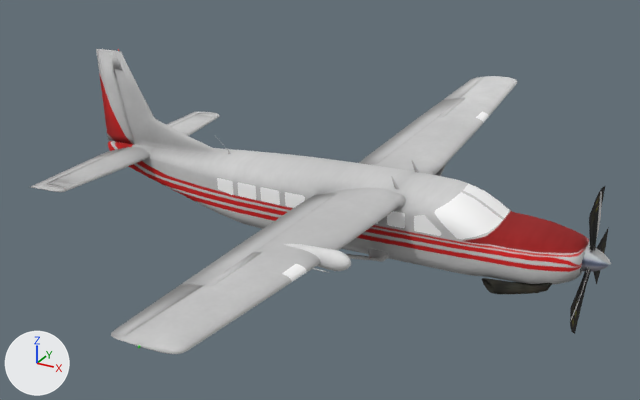
One commit to the glTF model c208/glTF2/C208.glb: the scene before it, then after it.
Rendered twice from a 50 mm lens placed at (6.87, -15.64, 8.42), pointed at (-1.78, 0.08, 0.56). The lights are fixed; the arrows at lower left show +X, +Y and +Z. Where no turn or scale is listed for an object, it has been applied to the vertices.

Objects in the first picture: 'aileronD', 'ailes', 'ailes2', 'bulbe', 'direction', 'echappe', 'fuselage', 'porteAD', 'propblur', 'propdisc', 'vitres', 'vitresAD', 'voletD', 'voletG'.
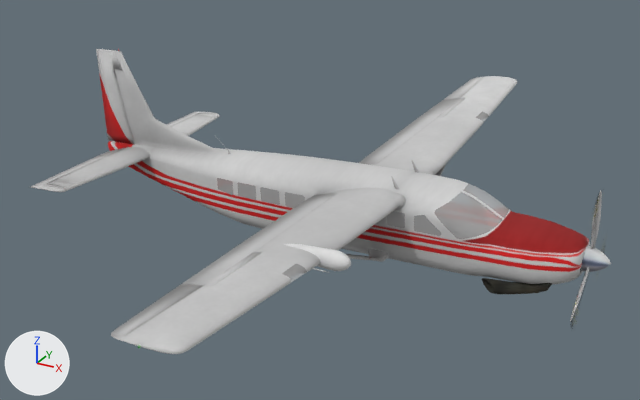
The newer file is also turned or shifted as a whole; pictures and numbers use the older file's frame.

Where the change shows, as pixel boxes [x1, y1, x2, y2] in the pictures (640 x 400 px):
'vitres', surface changed (white to grey): [217, 112, 509, 282] in both
'propdisc', surface changed: [570, 186, 609, 334] in both
'propblur', surface changed: [570, 188, 606, 331] in both
'vitresAD', surface changed: [414, 215, 441, 236] in both

The change, as a diff of the scene's bpy script:
```diff
--- a/c208/glTF2/C208.glb.py
+++ b/c208/glTF2/C208.glb.py
@@ mat_transparent @@
 n1 = _N.new('ShaderNodeOutputMaterial'); n1.name = 'Material Output'
+n3 = _N.new('ShaderNodeMath'); n3.name = 'Math'
+n3.operation = 'MULTIPLY'
+n3.inputs[1].default_value = 0.3  # 'Value'
 n2 = _N.new('ShaderNodeTexImage'); n2.name = 'Image Texture'
@@ mat_transparent @@
 n0 = _N.new('ShaderNodeBsdfPrincipled'); n0.name = 'Principled BSDF'
 _L.new(n2.outputs[0], n0.inputs[0])  # 'Color' to 'Base Color'
+_L.new(n3.outputs[0], n0.inputs[4])  # 'Value' to 'Alpha'
+_L.new(n2.outputs[1], n3.inputs[0])  # 'Alpha' to 'Value'
@@ mat_transparent_001 @@
 mat_transparent_001.roughness = 1.0
+mat_transparent_001.alpha = 0.3
```
